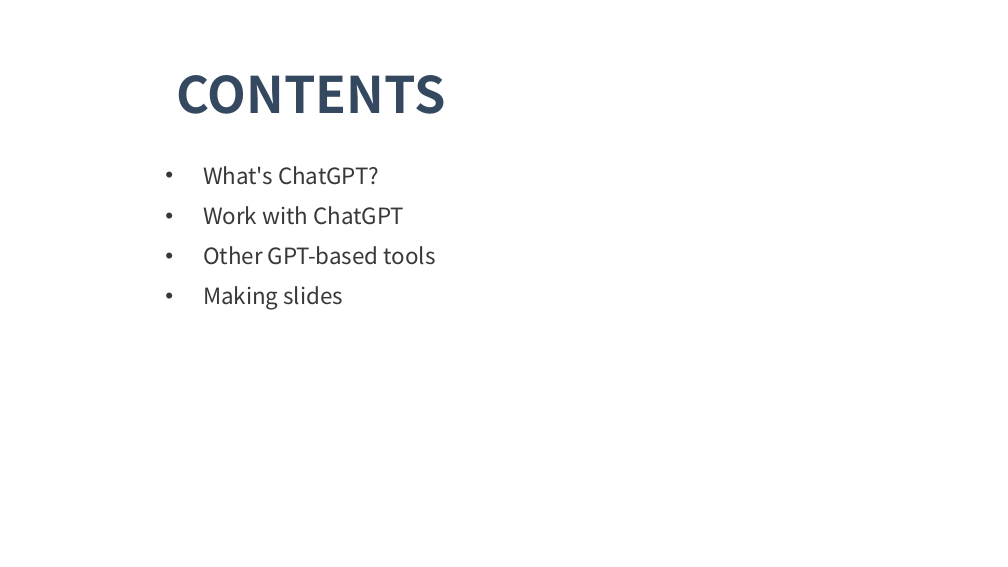
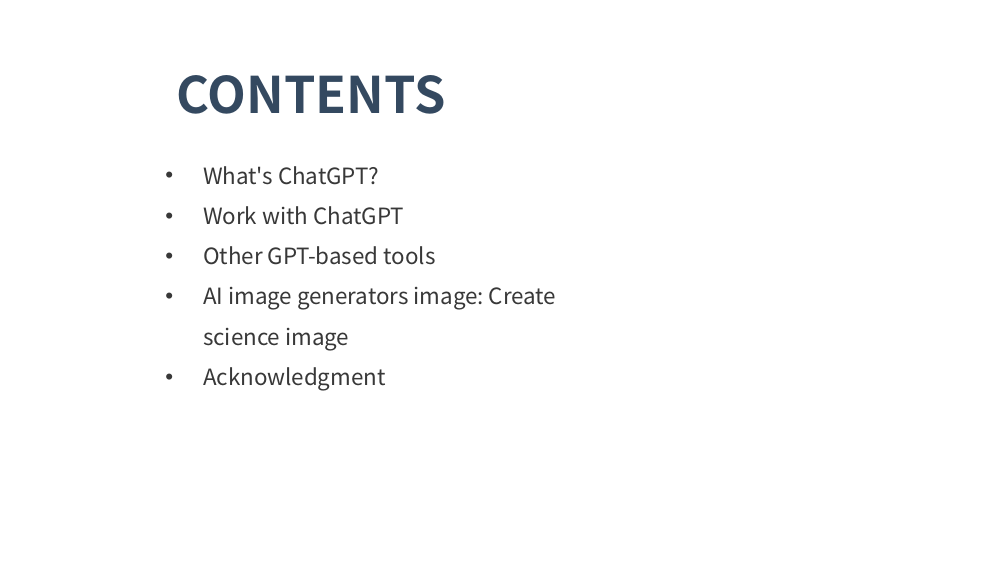
Before and after one commit to martian-yan/aigc_in_chemistry, a slide deck: slide 2 of What can AIGC tools do in a Chemistry Lab.pptx. Drawn at 1008x567 pixels with LibreOffice and Linux fonts; fonts in the diff are those of the drawing; background and template pictures are left out. Boxes give left, top, right and bottom in pixels: in the first picture for what was removed or moved away, otherwise in the second. Text is boxed around its words. In the diff, an @@ line names an element or a change of style, - is before the commit and + after.

```diff
--- a/What can AIGC tools do in a Chemistry Lab.pptx
+++ b/What can AIGC tools do in a Chemistry Lab.pptx
@@ text at [203,287,556,391]: text changed @@
-• Making slides
+• AI image generators image: Create science image
+• Acknowledgment
```
Also in this commit, not shown: 3 other slides changed, 6 slides added, 1 slide removed, 3 other files.
